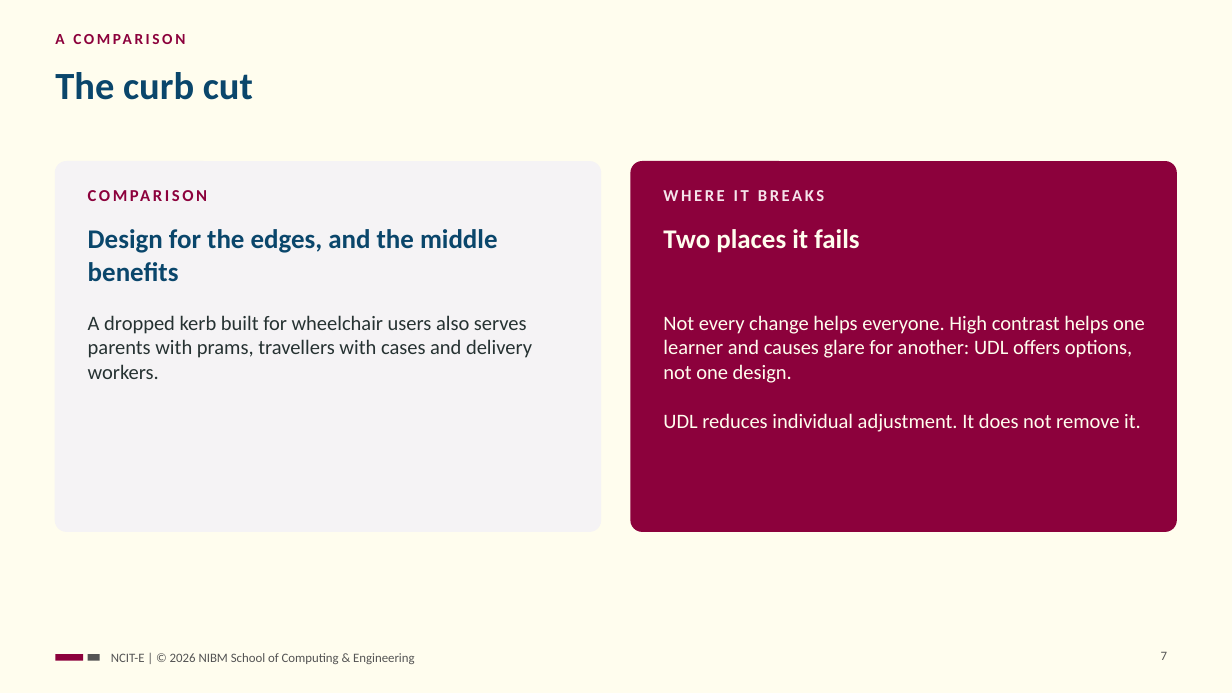
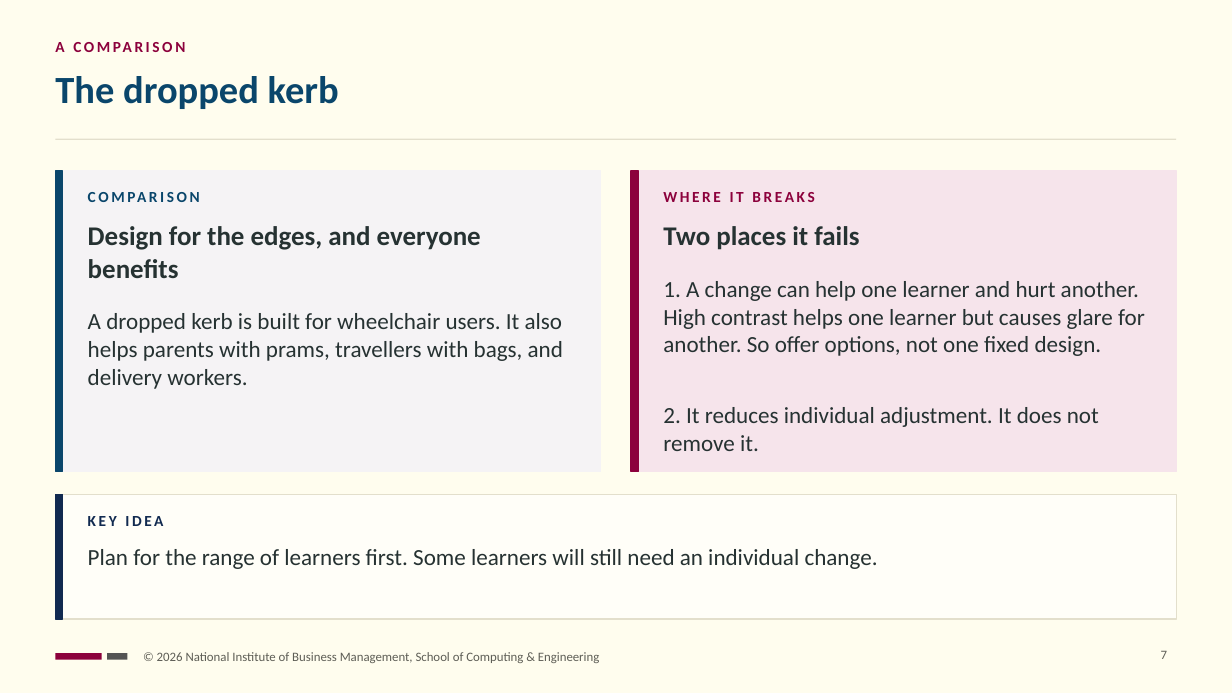
Before and after one commit to NIBM-SOCE/NCIT-E, a slide deck: slide 7 of sessions/s04/slides/ncit-e-s04-udl-workshop.pptx. Drawn at 1232x693 pixels with LibreOffice and Linux fonts; fonts in the diff are those of the drawing. Boxes give left, top, right and bottom in pixels: in the first picture for what was removed or moved away, otherwise in the second. Text is boxed around its words. In the diff, an @@ line names an element or a change of style, - is before the commit and + after.

```diff
--- a/sessions/s04/slides/ncit-e-s04-udl-workshop.pptx
+++ b/sessions/s04/slides/ncit-e-s04-udl-workshop.pptx
@@ text "A COMPARISON": place and size @@
-text "A COMPARISON" at box(55, 34, 64, 44)
+text "A COMPARISON" at box(55, 42, 64, 52)
@@ title at box(55, 76, 339, 109): text changed @@
-The curb cut
+The dropped kerb
@@ rectangle added at box(55, 139, 1177, 140), fill #E3DFCC @@
@@ rectangle: place and size @@
-rectangle at box(55, 162, 601, 531)
+rectangle at box(55, 171, 601, 471)
@@ rectangle at box(55, 171, 601, 471): rounded rectangle to rectangle @@
@@ rectangle added at box(55, 171, 63, 471), fill #0A466B, outline #0A466B 1 pt @@
@@ rounded rectangle removed at box(631, 162, 1177, 531) @@
@@ rectangle added at box(631, 171, 1177, 471), fill #F6E4EB, outline #F6E4EB 1 pt @@
@@ rectangle added at box(631, 171, 639, 471), fill #8C013C, outline #8C013C 1 pt @@
@@ text "COMPARISON" at box(88, 188, 578, 215): size 13 to 12 pt, text colour #8C013C to #0A466B @@
@@ text "WHERE IT BREAKS" at box(663, 192, 814, 202): size 13 to 12 pt, text colour #F6E4EB to #8C013C @@
@@ text at box(88, 226, 481, 278): text changed; text colour #0A466B to #263232 @@
-Design for the edges, and the middle benefits
+Design for the edges, and everyone benefits
@@ text "Two places it fails" at box(663, 226, 859, 250): text colour #FFFDEE to #263232 @@
@@ text at box(663, 281, 1145, 451): text changed; size 16 to 18 pt; text colour #FFFDEE to #263232 @@
-Not every change helps everyone. High contrast helps one learner and causes glare for another: UDL offers options, not one design.
-UDL reduces individual adjustment. It does not remove it.
+1. A change can help one learner and hurt another. High contrast helps one learner but causes glare for another. So offer options, not one fixed design.
+2. It reduces individual adjustment. It does not remove it.
@@ text at box(88, 313, 563, 389): text changed; size 16 to 18 pt @@
-A dropped kerb built for wheelchair users also serves parents with prams, travellers with cases and delivery workers.
+A dropped kerb is built for wheelchair users. It also helps parents with prams, travellers with bags, and delivery workers.
@@ rectangle added at box(55, 494, 1177, 619), fill #FFFEF8, outline #E3DFCC 1 pt @@
@@ rectangle added at box(55, 494, 63, 619), fill #112A50, outline #112A50 1 pt @@
@@ text added at box(88, 516, 163, 526), 12 pt, text #112A50, bold @@
+KEY IDEA
@@ text added at box(88, 549, 878, 569), 18 pt, text #263232 @@
+Plan for the range of learners first. Some learners will still need an individual change.
@@ rectangle: place and size @@
-rectangle at box(55, 654, 83, 661)
+rectangle at box(55, 653, 102, 660)
@@ rectangle: place and size @@
-rectangle at box(88, 654, 100, 661)
+rectangle at box(107, 653, 128, 660)
@@ text at box(157, 652, 599, 663): text changed; text colour #545454 to #5E5E56 @@
-NCIT-E | © 2026 NIBM School of Computing & Engineering
+© 2026 National Institute of Business Management, School of Computing & Engineering
```
Also in this commit, not shown: 17 other slides changed, 6 other files.
